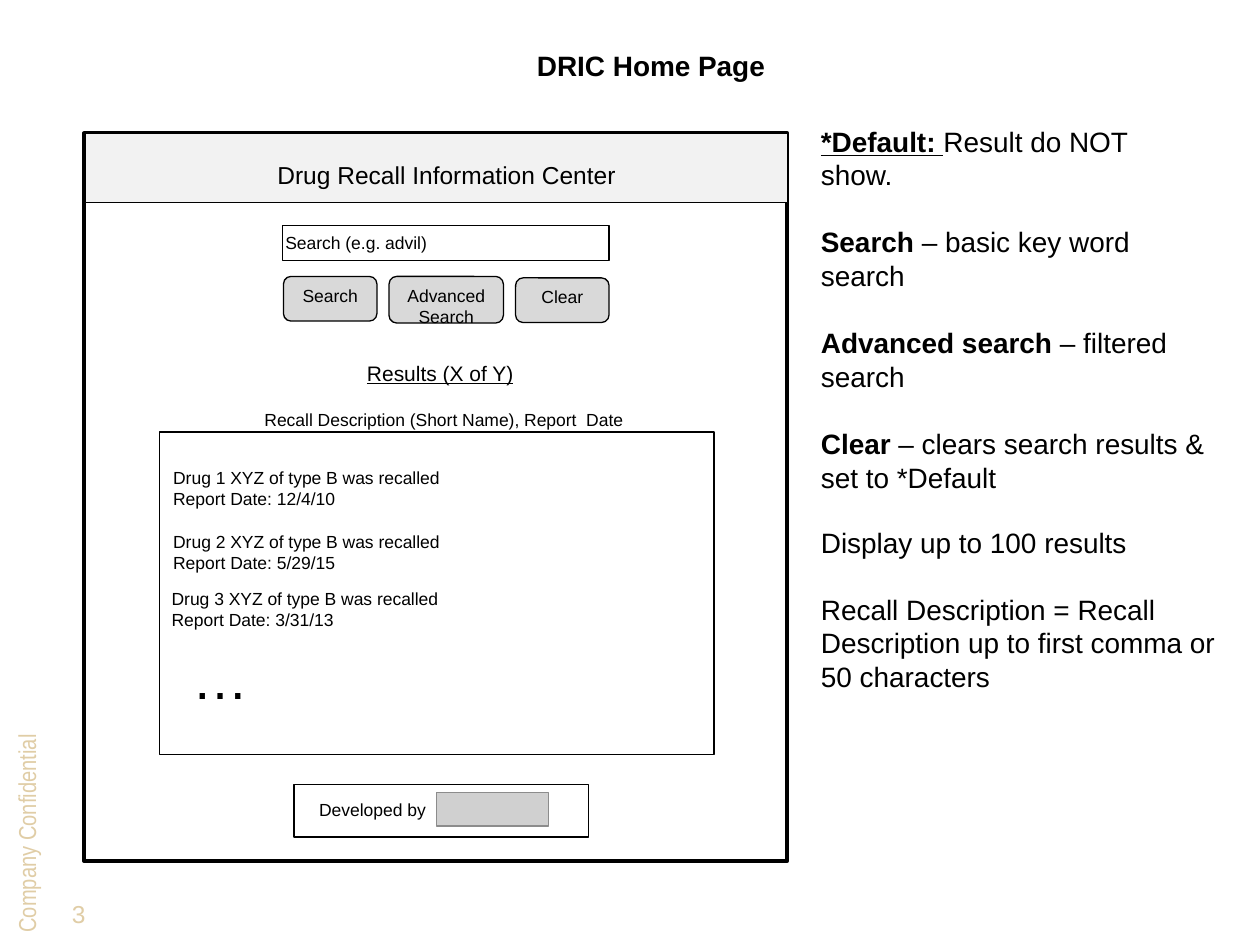
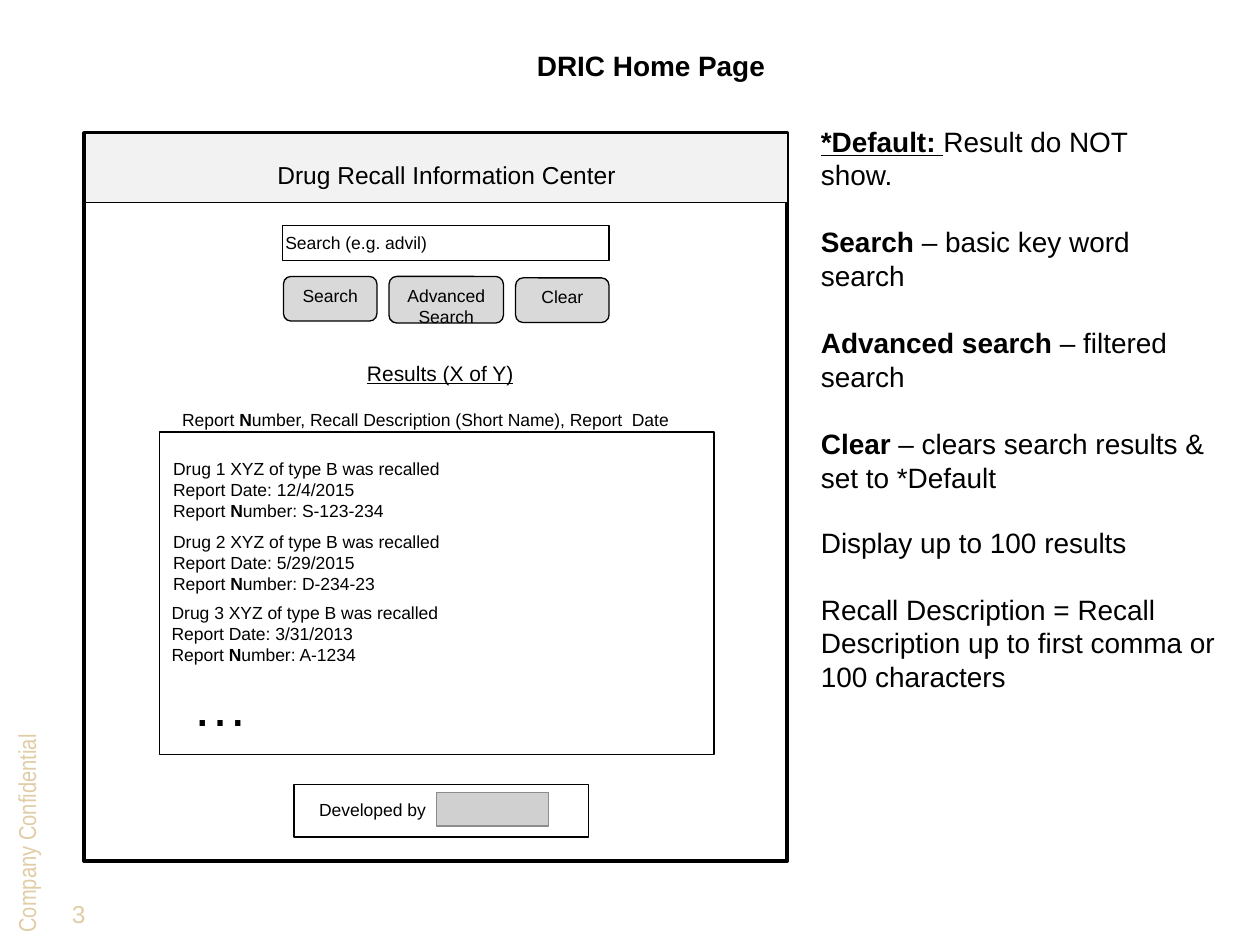
Before and after one commit to DevTechnology/DRIC, a slide deck: slide 3 of Documentation/Design/Wireframes/DRIC wireframes.pptx. Drawn at 1260x945 pixels with LibreOffice and Linux fonts; fonts in the diff are those of the drawing; grey boxes stand for pictures; background and template pictures are left out. Boxes give left, top, right and bottom in pixels: in the first picture for what was removed or moved away, otherwise in the second. Text is boxed around its words. In the diff, an @@ line names an element or a change of style, - is before the commit and + after.

```diff
--- a/Documentation/Design/Wireframes/DRIC wireframes.pptx
+++ b/Documentation/Design/Wireframes/DRIC wireframes.pptx
@@ text at [182, 413, 669, 430]: text changed @@
-Recall Description (Short Name), Report Date
+Report Number, Recall Description (Short Name), Report Date
@@ text "Drug 1 XYZ of type ...": place and size @@
-text "Drug 1 XYZ of type ..." at [173, 471, 440, 509]
+text "Drug 1 XYZ of type ..." at [173, 462, 440, 521]
@@ text at [173, 483, 383, 521]: text changed @@
-Report Date: 12/4/10
+Report Date: 12/4/2015
+Report Number: S-123-234
@@ text at [173, 556, 375, 594]: text changed @@
-Report Date: 5/29/15
+Report Date: 5/29/2015
+Report Number: D-234-23
@@ text "Drug 3 XYZ of type ...": place and size @@
-text "Drug 3 XYZ of type ..." at [172, 592, 438, 630]
+text "Drug 3 XYZ of type ..." at [172, 606, 438, 665]
@@ text at [821, 599, 1215, 688]: text changed @@
-Recall Description = Recall Description up to first comma or 50 characters
+Recall Description = Recall Description up to first comma or 100 characters
@@ text at [172, 627, 356, 665]: text changed @@
-Report Date: 3/31/13
+Report Date: 3/31/2013
+Report Number: A-1234
@@ text "…": place and size @@
-text "…" at [180, 638, 280, 730]
+text "…" at [180, 664, 280, 756]
```
Also in this commit, not shown: 3 other slides changed, 6 other files.
